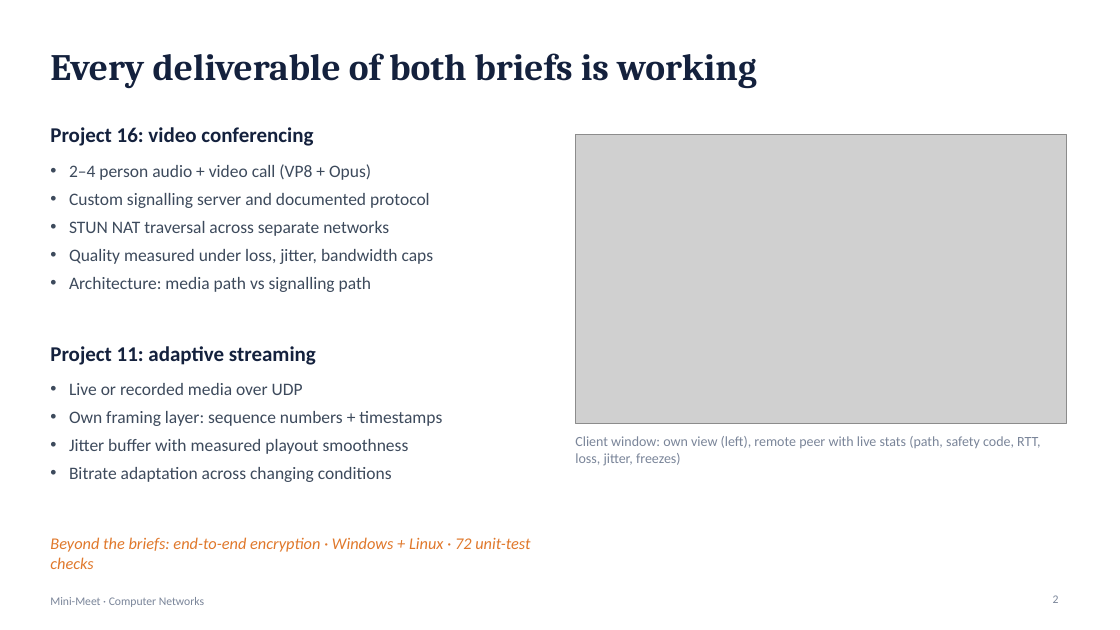
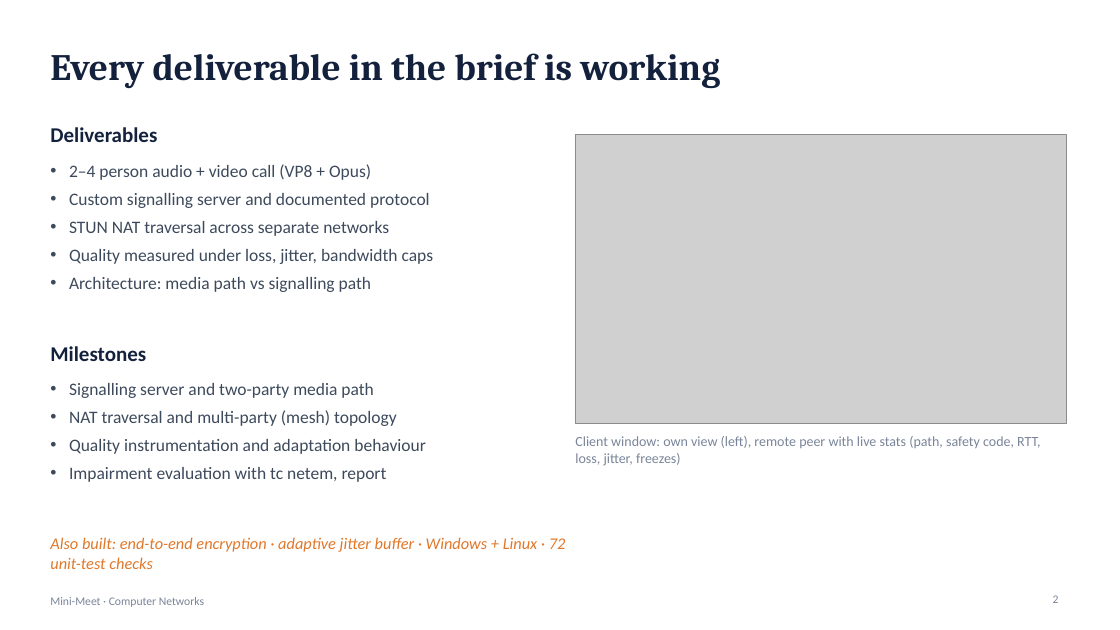
Before and after one commit to TowVansh/mini-meet, a slide deck: slide 2 of Mini-Meet-Slides.pptx. Drawn at 1120x630 pixels with LibreOffice and Linux fonts; fonts in the diff are those of the drawing; grey boxes stand for pictures. Boxes give left, top, right and bottom in pixels: in the first picture for what was removed or moved away, otherwise in the second. Text is boxed around its words. In the diff, an @@ line names an element or a change of style, - is before the commit and + after.

Commit message:
Focus report, slides and docs on Project 16 only

```diff
--- a/Mini-Meet-Slides.pptx
+++ b/Mini-Meet-Slides.pptx
@@ title at bbox=[50, 53, 720, 88]: text changed @@
-Every deliverable of both briefs is working
+Every deliverable in the brief is working
@@ text at bbox=[50, 127, 157, 142]: text changed @@
-Project 16: video conferencing
+Deliverables
@@ text at bbox=[50, 346, 146, 361]: text changed @@
-Project 11: adaptive streaming
+Milestones
@@ text at bbox=[69, 383, 426, 482]: text changed @@
-• Live or recorded media over UDP
-• Own framing layer: sequence numbers + timestamps
-• Jitter buffer with measured playout smoothness
-• Bitrate adaptation across changing conditions
+• Signalling server and two-party media path
+• NAT traversal and multi-party (mesh) topology
+• Quality instrumentation and adaptation behaviour
+• Impairment evaluation with tc netem, report
@@ text at bbox=[50, 537, 566, 569]: text changed @@
-Beyond the briefs: end-to-end encryption · Windows + Linux · 72 unit-test checks
+Also built: end-to-end encryption · adaptive jitter buffer · Windows + Linux · 72 unit-test checks
```
Also in this commit, not shown: 1 other slide changed, 6 other files.
